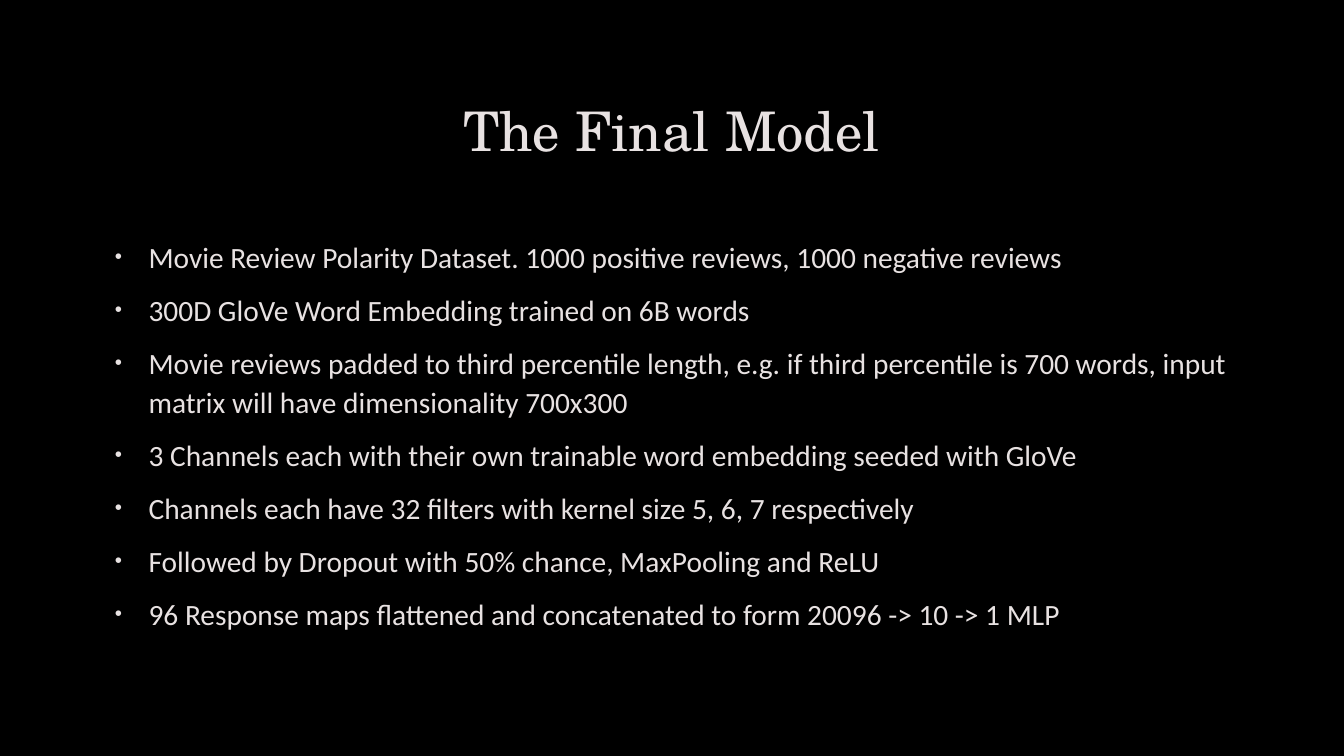
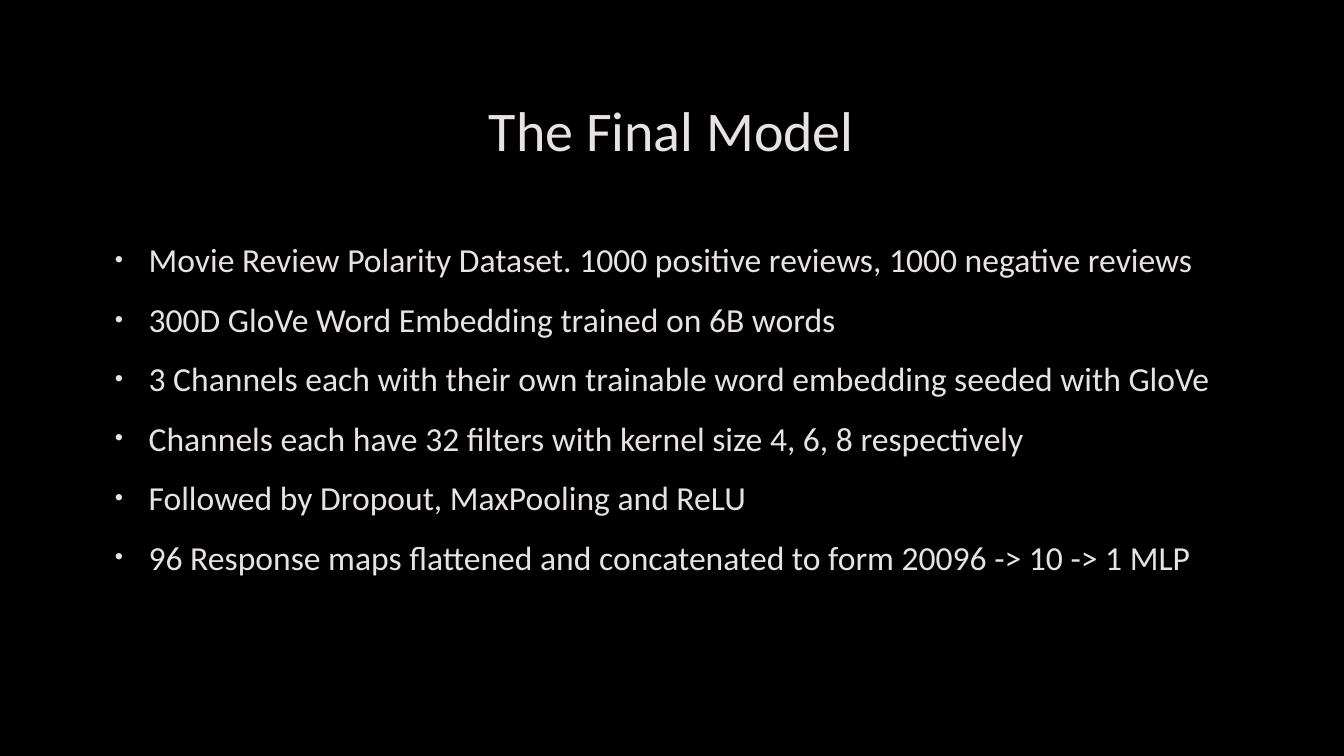
Before and after one commit to psyfb2/Movie-Review-Sentiment-Analysis, a slide deck: slide 7 of CNN for Movie Review Sentiment Analysis.pptx. Drawn at 1344x756 pixels with LibreOffice and Linux fonts; fonts in the diff are those of the drawing; background and template pictures are left out. Boxes give left, top, right and bottom in pixels: in the first picture for what was removed or moved away, otherwise in the second. Text is boxed around its words. In the diff, an @@ line names an element or a change of style, - is before the commit and + after.

Commit message:
Finishing touches and trained final mode, 85% test set accuracy

```diff
--- a/CNN for Movie Review Sentiment Analysis.pptx
+++ b/CNN for Movie Review Sentiment Analysis.pptx
@@ title "The Final Model" at (489,112,853,152): size 39 to 40 pt, font TeX Gyre Schola to Calibri @@
@@ text at (149,248,1210,576): size 21 to 24 pt in "Movie Review Polarity Dataset. 1000 positive reviews, ...", "300D GloVe Word Embedding trained on 6B ...", "3 Channels each with their own trainable ...", "96 Response maps flattened and concatenated to ..." @@
@@ text at (149,353,1226,418): paragraph removed @@
-• Movie reviews padded to third percentile length, e.g. if third percentile is 700 words, input matrix will have dimensionality 700x300
@@ text at (149,427,1024,516): text changed; size 21 to 24 pt @@
-• Channels each have 32 filters with kernel size 5, 6, 7 respectively
-• Followed by Dropout with 50% chance, MaxPooling and ReLU
+• Channels each have 32 filters with kernel size 4, 6, 8 respectively
+• Followed by Dropout, MaxPooling and ReLU
```
Also in this commit, not shown: 8 other slides changed, 12 other files.
